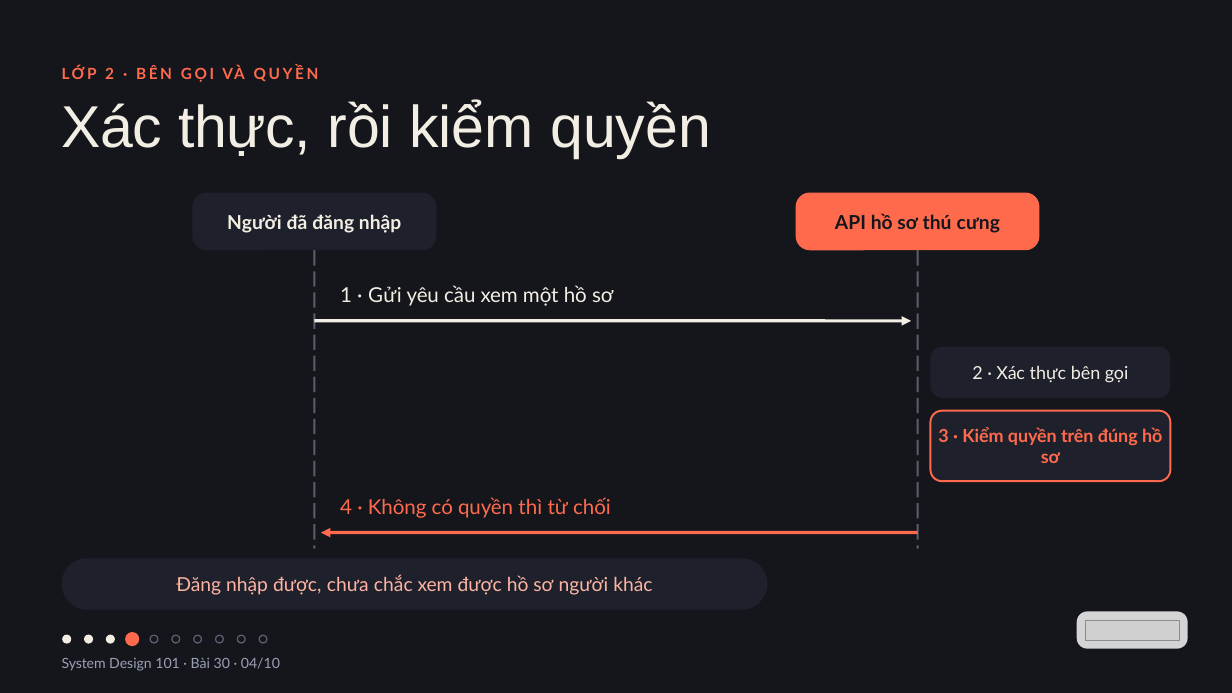
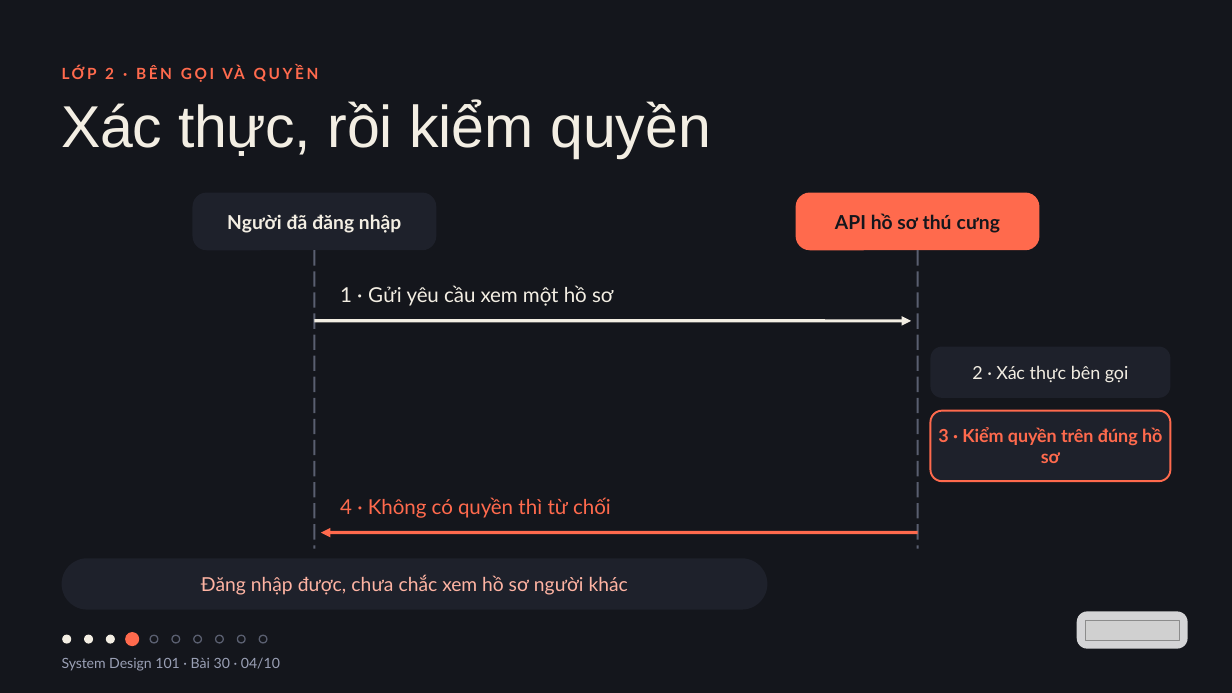
Before and after one commit to vohoailinh90/tool-marketing-studio, a slide deck: slide 4 of system-design-101/vi/lessons/sd-01-030/slides/sd-01-030.pptx. Drawn at 1232x693 pixels with LibreOffice and Linux fonts; fonts in the diff are those of the drawing; grey boxes stand for pictures. Boxes give left, top, right and bottom in pixels: in the first picture for what was removed or moved away, otherwise in the second. Text is boxed around its words. In the diff, an @@ line names an element or a change of style, - is before the commit and + after.

```diff
--- a/system-design-101/vi/lessons/sd-01-030/slides/sd-01-030.pptx
+++ b/system-design-101/vi/lessons/sd-01-030/slides/sd-01-030.pptx
@@ text in rounded rectangle at box(201, 575, 628, 595): text changed @@
-Đăng nhập được, chưa chắc xem được hồ sơ người khác
+Đăng nhập được, chưa chắc xem hồ sơ người khác
```
Also in this commit, not shown: 6 other slides changed.
